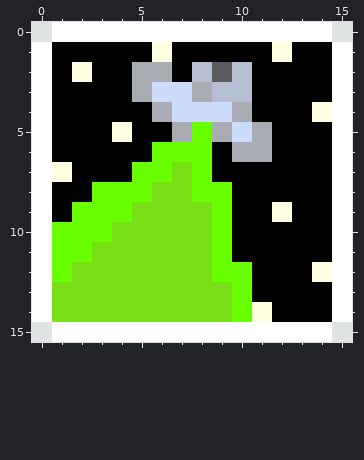
Pixel-art sprite -- Assets/Sprites/Home/Furniture/Lounge/paintingspace.png. Above is the file before it was changed.
The file is 16x16 pixels.
And afterwards:
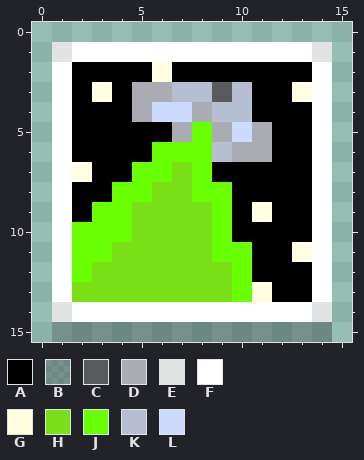
Palette (. is transparent): A #000000  B #0404043c  C #585a5d  D #a9acb2  E #dfe3e1  F #ffffff  G #fffee1  H #79df17  J #68ff00  K #b6bfd2  L #cbdbfc
The edit:
The author changed colour C to colour A in row 2 at x 9.
The author changed colour D to colour A in row 2 at x 5.
The author changed colour G to colour A in row 2 at x 2; in row 5 at x 4; in row 9 at x 12.
The author changed colour J to colour A in row 8 at x 3; in row 9 at x 2.
The author changed colour K to colour A in row 2 at x 8 and 10.
The author changed colour F to colour B in row 15 at x 1 to 14.
The author changed colour K to colour C in row 3 at x 9.
The author changed colour A to colour D in row 4 at x 5.
The author changed colour L to colour D in row 3 at x 6; in row 4 at x 8.
The author changed colour A to colour E in row 1 at x 1 and 14; in row 14 at x 14.
The author changed colour H to colour E in row 14 at x 1.
The author changed colour A to colour F in row 1 at x 2 to 5, 7 to 11 and 13; in rows 2 to 3 at x 1 and 14; in row 4 at x 1; in rows 5 to 6 at x 1 and 14; in row 7 at x 14; in rows 8 to 9 at x 1 and 14.
The author changed colour A to colour F in rows 10 to 11 at x 14; in row 13 at x 14; in row 14 at x 12 to 13.
The author changed colour G to colour F in row 1 at x 6 and 12; in row 4 at x 14; in row 7 at x 1; in row 12 at x 14; in row 14 at x 11.
The author changed colour H to colour F in row 13 at x 1; in row 14 at x 2 to 9.
The author changed colour J to colour F in rows 10 to 12 at x 1; in row 14 at x 10.
The author changed colour A to colour G in row 3 at x 3 and 13; in row 7 at x 2; in row 9 at x 11; in row 11 at x 13; in row 13 at x 11.
The author changed colour D to colour G in row 2 at x 6.
The author changed colour J to colour H in row 12 at x 9.
The author changed colour A to colour J in row 11 at x 10.
The author changed colour H to colour J in row 10 at x 4; in row 11 at x 3; in row 12 at x 2.
The author changed colour A to colour K in row 6 at x 9.
The author changed colour D to colour K in row 3 at x 8; in row 4 at x 10.
The author changed colour L to colour K in row 3 at x 7; in row 4 at x 9.
The author changed colour D to colour L in row 4 at x 6.
Colour E is removed in row 0 at x 0 and 15; in row 15 at x 0 and 15.
Colour F is removed in row 0 at x 1 to 14; in rows 1 to 14 at x 0 and 15.
Boxes around the changes in both pictures, in picture pixels (x1, y1, x2, y2):
changed: (32, 22, 352, 342)
